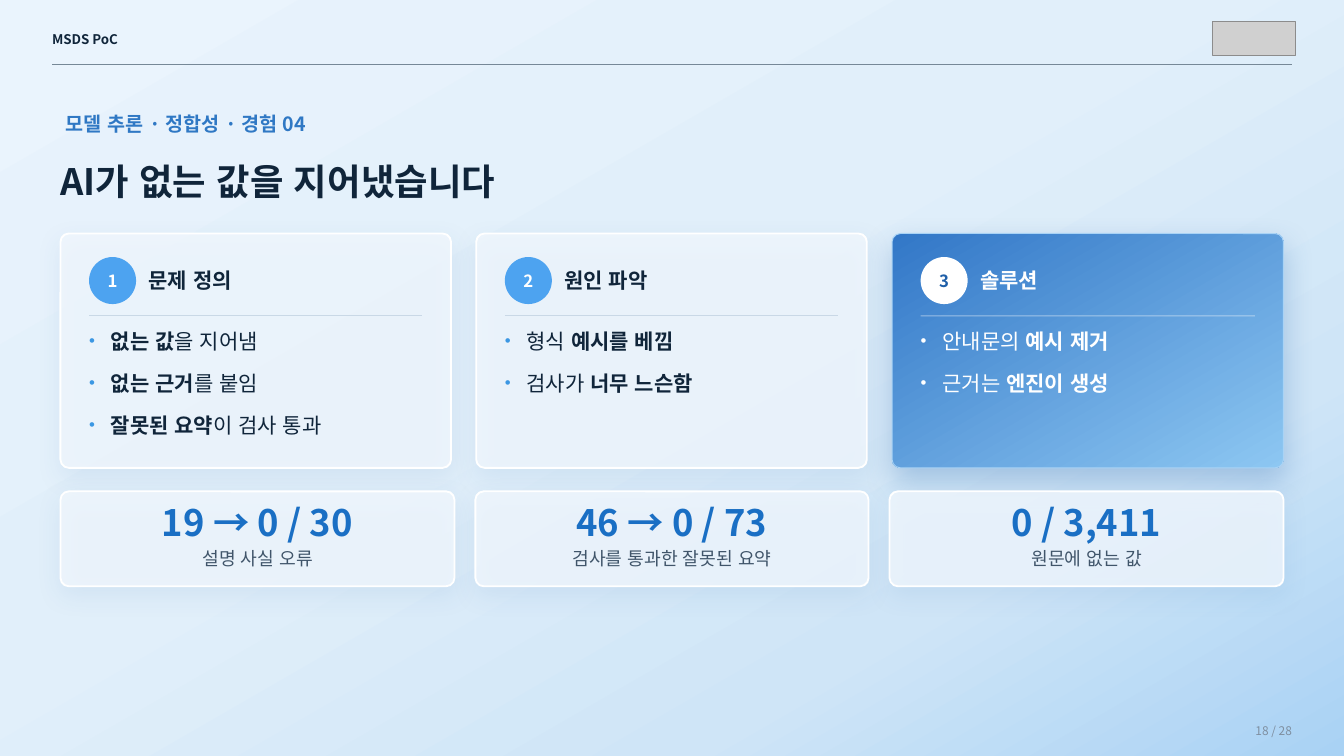
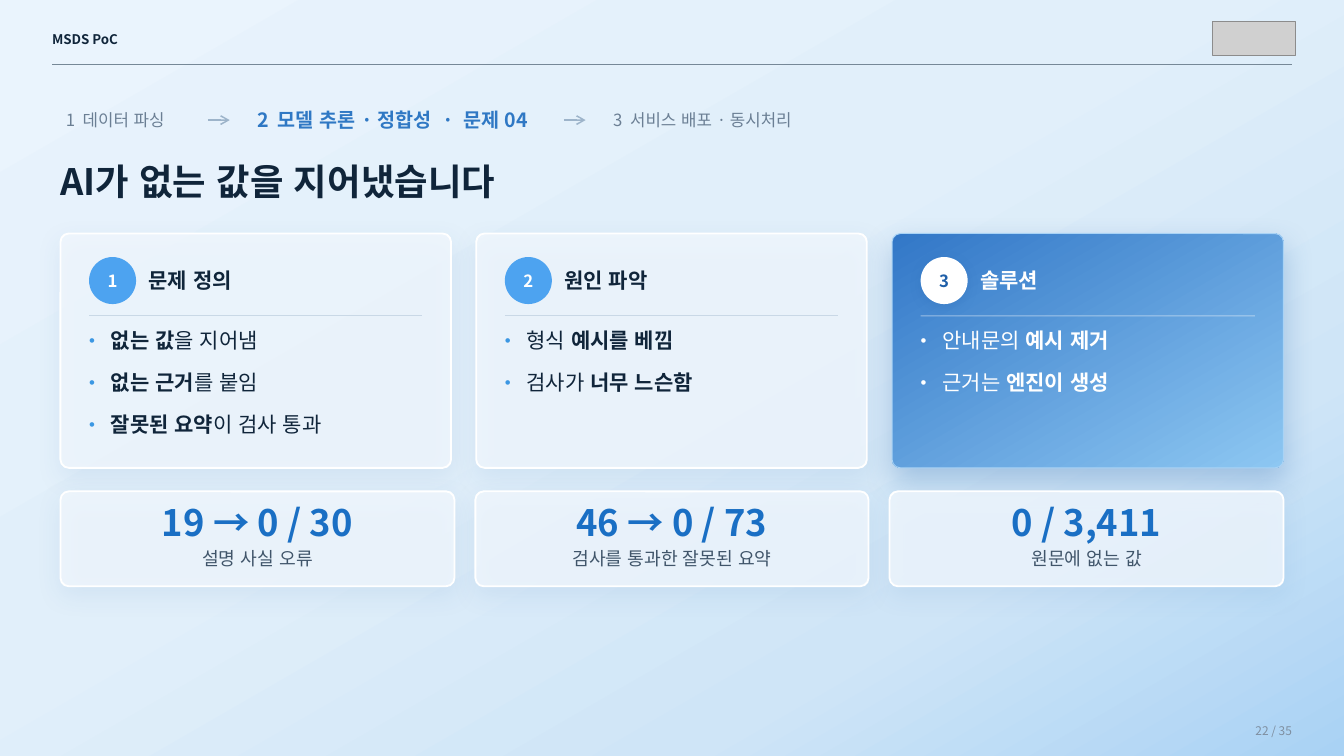
Before and after one commit to sunub/for-digital-divide, a slide deck: slide 22 of MSDS_PoC_flat.pptx (slide 18 before the commit). Drawn at 1344x756 pixels with LibreOffice and Linux fonts; fonts in the diff are those of the drawing; grey boxes stand for pictures. Boxes give left, top, right and bottom in pixels: in the first picture for what was removed or moved away, otherwise in the second. Text is boxed around its words. In the diff, an @@ line names an element or a change of style, - is before the commit and + after.

```diff
--- a/MSDS_PoC_flat.pptx
+++ b/MSDS_PoC_flat.pptx
@@ text added at (66,112,165,128), 12 pt, text #6B7F94 @@
+1 데이터 파싱
@@ text at (257,110,528,129): text changed @@
-모델 추론 · 정합성 · 경험 04
+2 모델 추론 · 정합성 · 문제 04
@@ text added at (613,112,792,127), 12 pt, text #6B7F94 @@
+3 서비스 배포 · 동시처리
@@ arrow added from (208, 120) to (230, 120), #9DB4CA 1.08 pt @@
@@ arrow added from (564, 120) to (586, 120), #9DB4CA 1.08 pt @@
@@ text at (1255,726,1292,735): text changed @@
-18 / 28
+22 / 35
```
Also in this commit, not shown: 24 other slides changed, 8 slides added, 1 slide removed.
